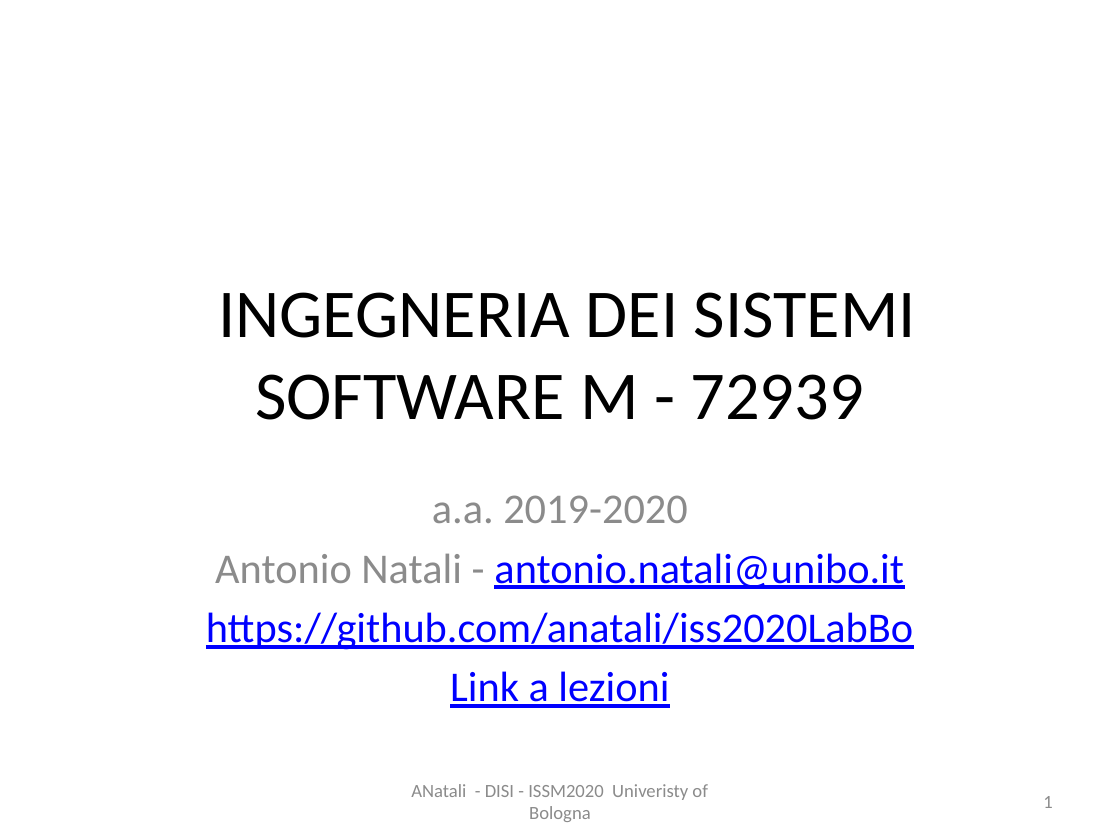
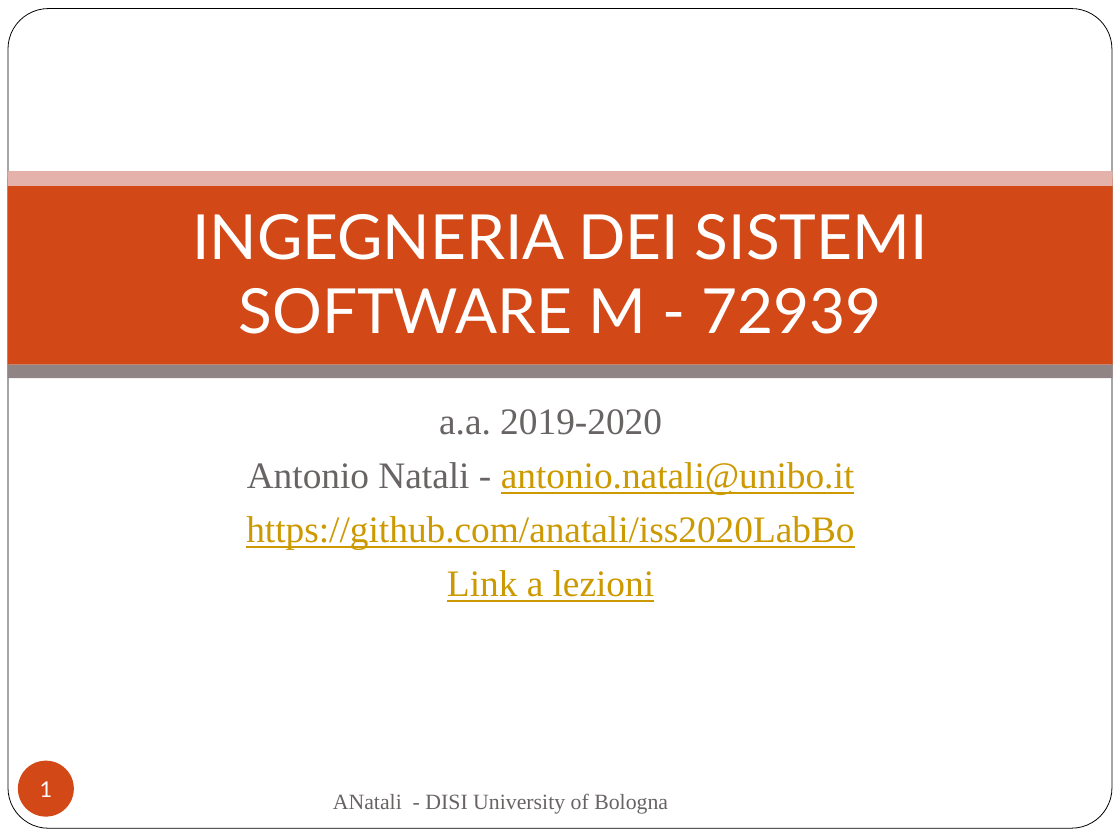
Before and after one commit to anatali/iss2020LabBo, a slide deck: slide 1 of it.unibo.issLabStart/userDocs/ISSM2020.pptx. Drawn at 1120x840 pixels with LibreOffice and Linux fonts; fonts in the diff are those of the drawing; background and template pictures are left out. Boxes give left, top, right and bottom in pixels: in the first picture for what was removed or moved away, otherwise in the second. Text is boxed around its words. In the diff, an @@ line names an element or a change of style, - is before the commit and + after.

```diff
--- a/it.unibo.issLabStart/userDocs/ISSM2020.pptx
+++ b/it.unibo.issLabStart/userDocs/ISSM2020.pptx
@@ rounded rectangle added at (8,9,1112,829), fill #FFFFFF, outline #000000 0.5 pt @@
@@ rectangle added at (8,177,1113,364), fill #D34817 @@
@@ rectangle added at (8,171,1113,186), fill #E6B1AC @@
@@ title "INGEGNERIA DEI SISTEMI SOFTWARE M ...": place and size @@
-title "INGEGNERIA DEI SISTEMI SOFTWARE M ..." at (218,292,916,420)
+title "INGEGNERIA DEI SISTEMI SOFTWARE M ..." at (192,214,928,334)
@@ title "INGEGNERIA DEI SISTEMI SOFTWARE M ..." at (192,214,928,334): size 44 to 40 pt, font Calibri to Lato, text colour #000000 to #FFFFFF @@
@@ rectangle added at (8,365,1113,379), fill #918485 @@
@@ subtitle "a.a. 2019-2020": place and size @@
-subtitle "a.a. 2019-2020" at (206,495,913,708)
+subtitle "a.a. 2019-2020" at (246,409,854,602)
@@ subtitle "a.a. 2019-2020" at (246,409,854,602): size 27.2 to 24.1 pt, font Calibri to Times New Roman; text colour #8C8C8C to #696464 in "a.a. 2019-2020", "Antonio Natali -"; text colour #0000FF to #CC9900 in "antonio.natali@unibo.it", "https://github.com/anatali/iss2020LabBo", "Link a lezioni" @@
@@ page number: place and size @@
-page number at (1043,796,1052,808)
+page number at (18,760,74,816)
@@ page number at (18,760,74,816): size 12 to 14 pt, font Calibri to Lato, text colour #8C8C8C to #FFFFFF; alignment right to centre; fill none to #D34817 @@
@@ text at (333,793,668,814): text changed; size 12 to 14 pt; font Calibri to Times New Roman; text colour #8C8C8C to #696464 @@
-ANatali - DISI - ISSM2020 Univeristy of Bologna
+ANatali - DISI University of Bologna
```
Also in this commit, not shown: 23 other slides changed, 47 slides removed, 25 other files.
